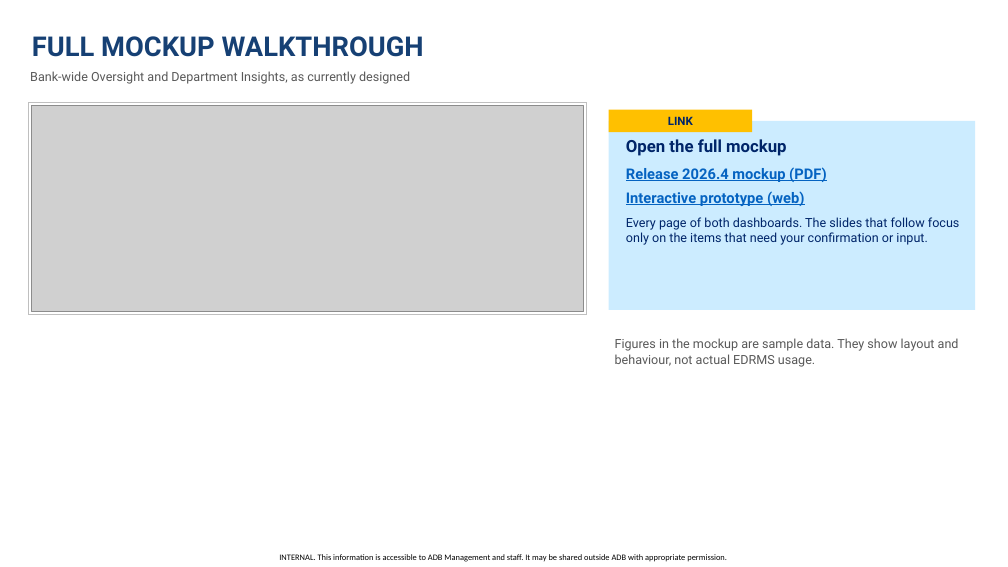
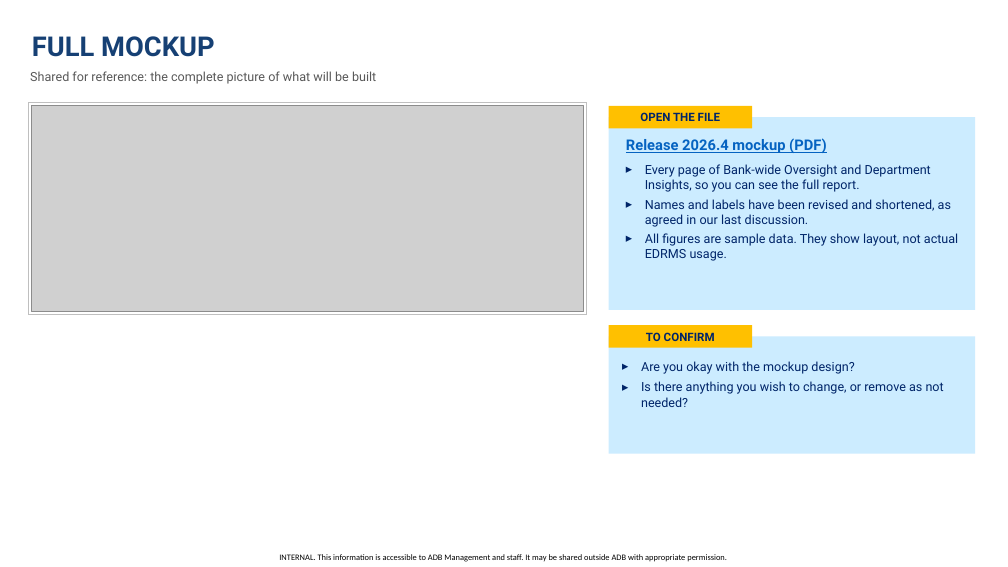
Before and after one commit to perezfiles01-droid/Jim, a slide deck: slide 4 of EDRMS_R2026.4_Requirements_Reconfirmation.pptx. Drawn at 1008x567 pixels with LibreOffice and Linux fonts; fonts in the diff are those of the drawing; grey boxes stand for pictures; background and template pictures are left out. Boxes give left, top, right and bottom in pixels: in the first picture for what was removed or moved away, otherwise in the second. Text is boxed around its words. In the diff, an @@ line names an element or a change of style, - is before the commit and + after.

```diff
--- a/EDRMS_R2026.4_Requirements_Reconfirmation.pptx
+++ b/EDRMS_R2026.4_Requirements_Reconfirmation.pptx
@@ title at (32, 36, 215, 57): text changed @@
-FULL MOCKUP WALKTHROUGH
+FULL MOCKUP
@@ text at (30, 71, 376, 84): text changed @@
-Bank-wide Oversight and Department Insights, as currently designed
+Shared for reference: the complete picture of what will be built
@@ rectangle: place and size @@
-rectangle at (609, 121, 975, 310)
+rectangle at (609, 117, 975, 310)
@@ rectangle removed at (609, 110, 752, 132) @@
-LINK
@@ rectangle added at (609, 106, 752, 129), fill #FFC000, 11 pt, text #002569, bold @@
+OPEN THE FILE
@@ text at (626, 139, 786, 156): paragraph removed @@
-Open the full mockup
@@ text at (626, 138, 826, 153): more space between paragraphs @@
@@ text at (645, 164, 958, 261): text changed @@
-Interactive prototype (web)
-Every page of both dashboards. The slides that follow focus only on the items that need your confirmation or input.
+▸ Every page of Bank-wide Oversight and Department Insights, so you can see the full report.
+▸ Names and labels have been revised and shortened, as agreed in our last discussion.
+▸ All figures are sample data. They show layout, not actual EDRMS usage.
@@ rectangle added at (609, 325, 752, 348), fill #FFC000, 11 pt, text #002569, bold @@
+TO CONFIRM
@@ rectangle: place and size @@
-rectangle at (615, 338, 959, 367)
+rectangle at (609, 337, 975, 454)
@@ rectangle at (609, 337, 975, 454): fill none to #CCECFF @@
@@ text in rectangle at (615, 338, 959, 367): text removed @@
-Figures in the mockup are sample data. They show layout and behaviour, not actual EDRMS usage.
@@ text added at (641, 361, 944, 407), 12 pt, text #002569 @@
+▸ Are you okay with the mockup design?
+▸ Is there anything you wish to change, or remove as not needed?
```
Also in this commit, not shown: 3 other slides changed, 1 slide added.
